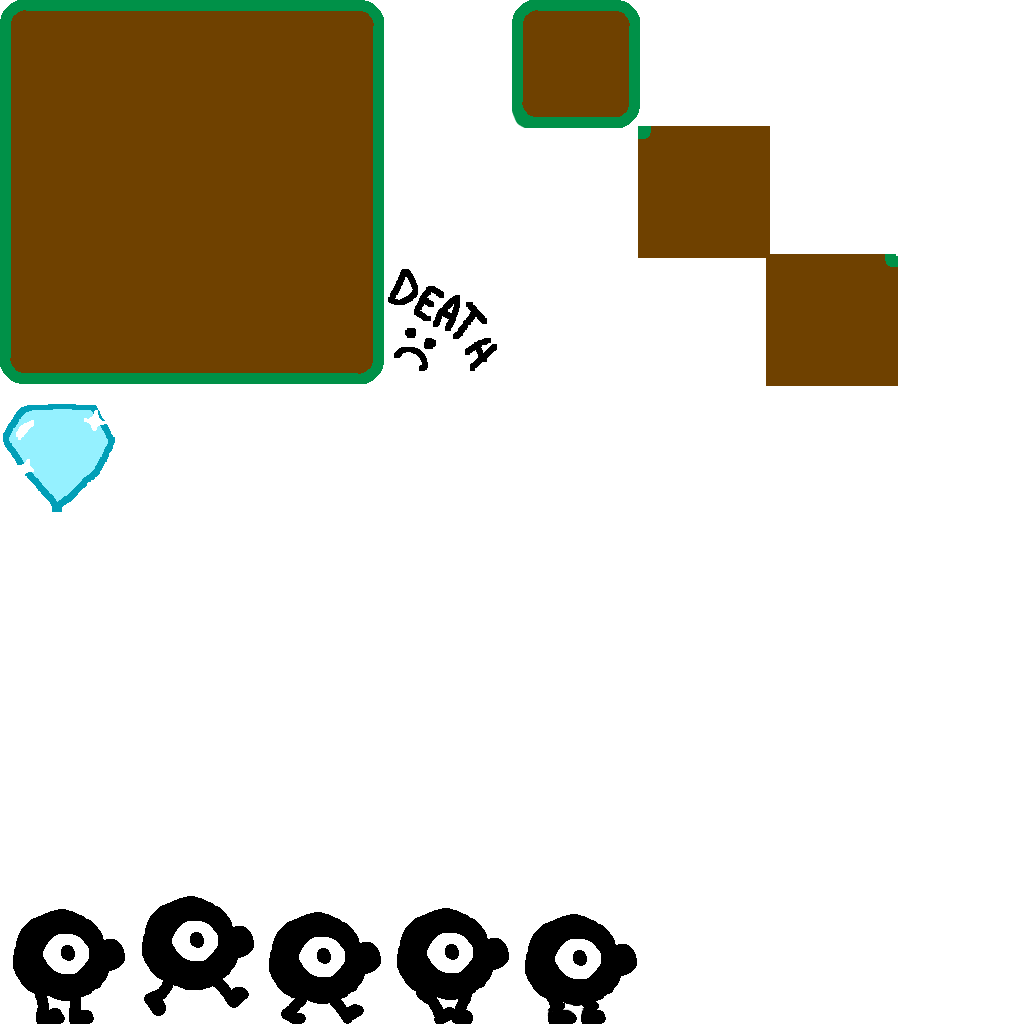
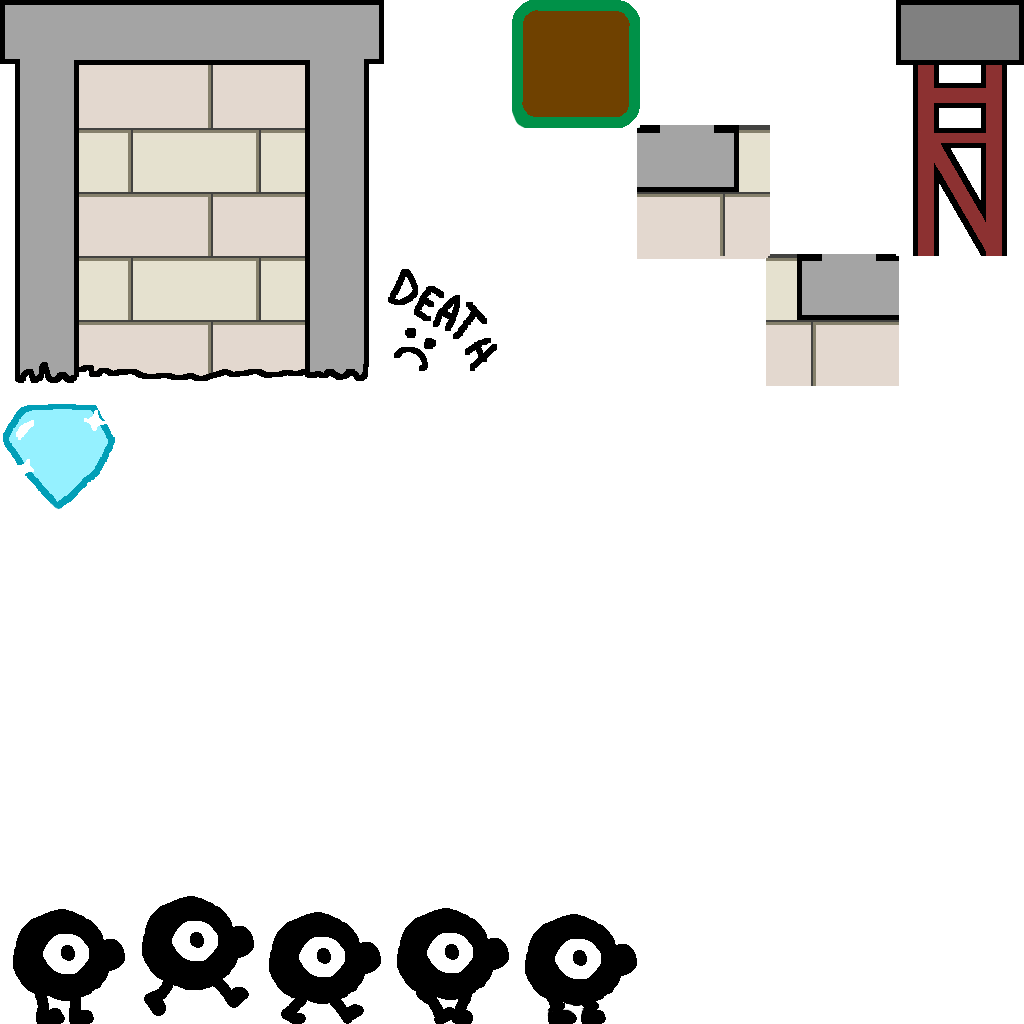
Layer changes from the first 1024 × 1024 image to the second:
moved "bleedPixels" above "terrain_innercorner_r", painted on it over (637, 0, 1024, 386)
renamed "terrain_innerCorner_l copy" to "terrain_innercorner_r", moved it above "terrain_innercorner_l", painted on it over (768, 256, 896, 384)
renamed "terrain_innerCorner_l" to "terrain_innercorner_l", moved it above "terrain_c", painted on it over (640, 128, 768, 256)
moved "terrain_c" above "terrain_tr", painted on it over (128, 128, 256, 256)
moved "terrain_tr" above "terrain_bl", painted on it over (256, 0, 384, 128)
painted on "terrain_bl" over (0, 256, 128, 384)
painted on "pickup" over (50, 503, 62, 512)
painted on "terrain_br" over (256, 256, 384, 384)
painted on "terrain_tl" over (0, 0, 128, 128)
painted on "terrain_l" over (0, 128, 128, 256)
painted on "terrain_r" over (256, 128, 384, 256)
painted on "terrain_b" over (128, 256, 256, 384)
painted on "terrain_t" over (128, 0, 256, 128)
